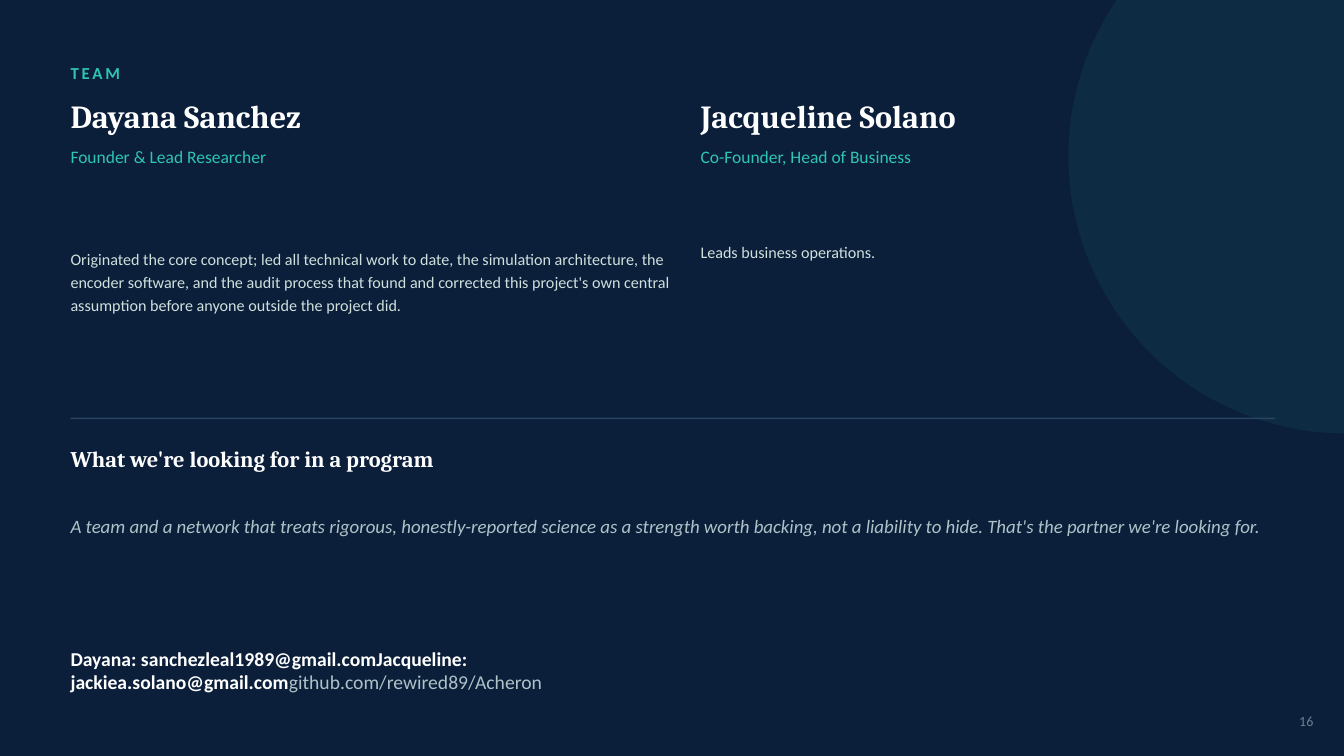
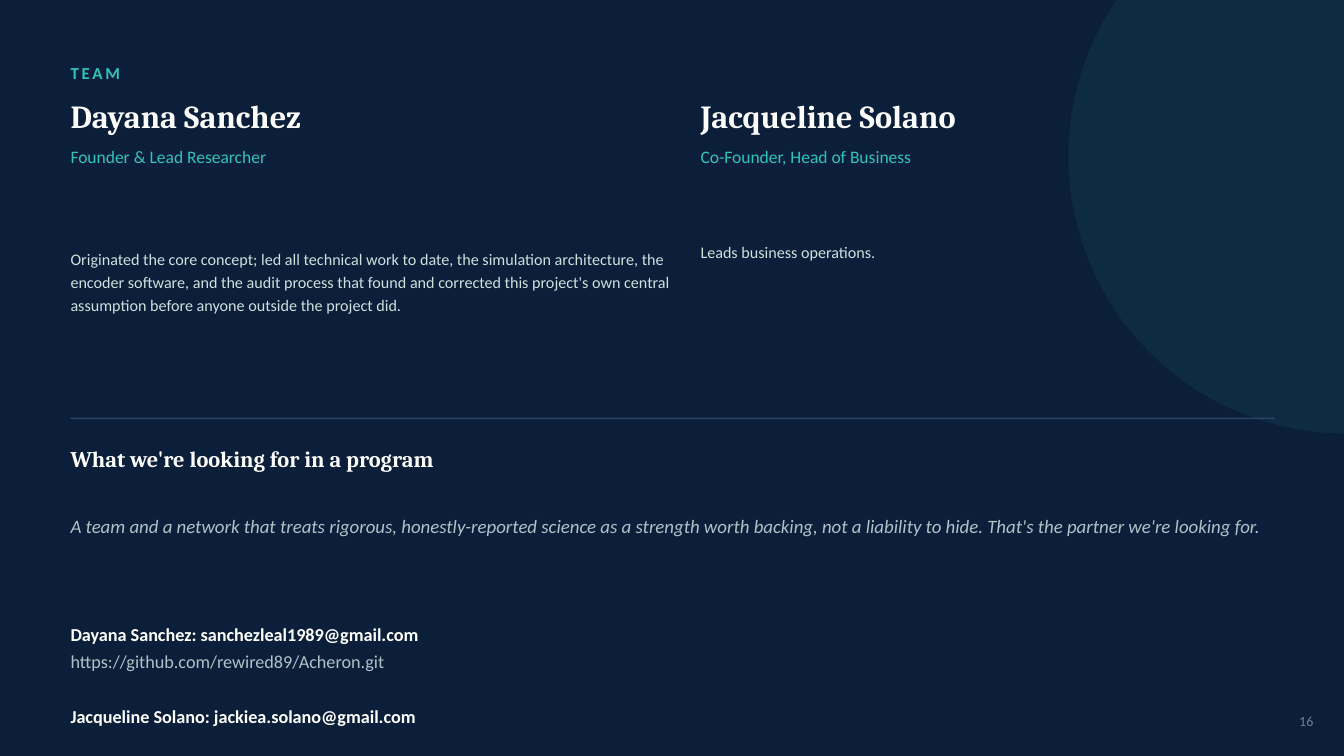
Before and after one commit to rewired89/Acheron, a slide deck: slide 16 of docs/pitch/Acheron_Pitch_Deck.pptx. Drawn at 1344x756 pixels with LibreOffice and Linux fonts; fonts in the diff are those of the drawing. Boxes give left, top, right and bottom in pixels: in the first picture for what was removed or moved away, otherwise in the second. Text is boxed around its words. In the diff, an @@ line names an element or a change of style, - is before the commit and + after.

```diff
--- a/docs/pitch/Acheron_Pitch_Deck.pptx
+++ b/docs/pitch/Acheron_Pitch_Deck.pptx
@@ text at [71,628,419,726]: text changed; size 14 to 13 pt @@
-Dayana: sanchezleal1989@gmail.comJacqueline: jackiea.solano@gmail.comgithub.com/rewired89/Acheron
+Dayana Sanchez: sanchezleal1989@gmail.com
+https://github.com/rewired89/Acheron.git
+Jacqueline Solano: jackiea.solano@gmail.com
```
Also in this commit, not shown: 2 other slides changed, 1 other file.
